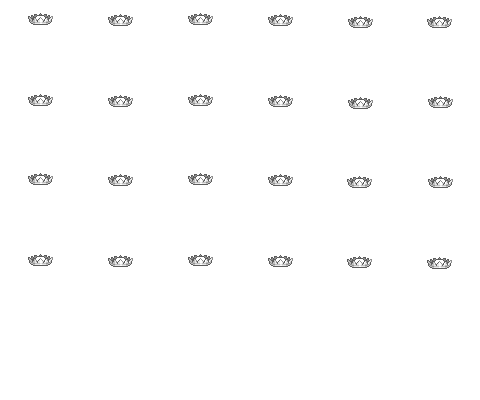
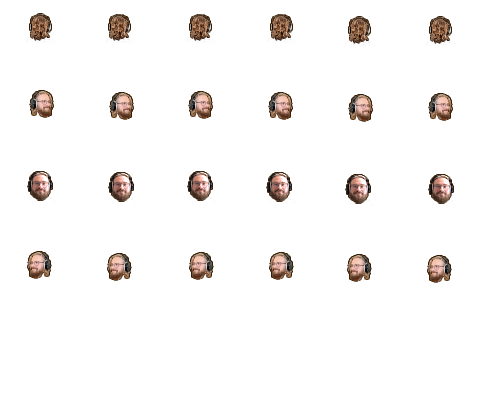
Before/after of a (480, 400) layered artwork. What changed in the layer stack:
added layer "jake" above "crown" over [26, 13, 457, 283]
hid "crown" over [28, 13, 453, 269]
